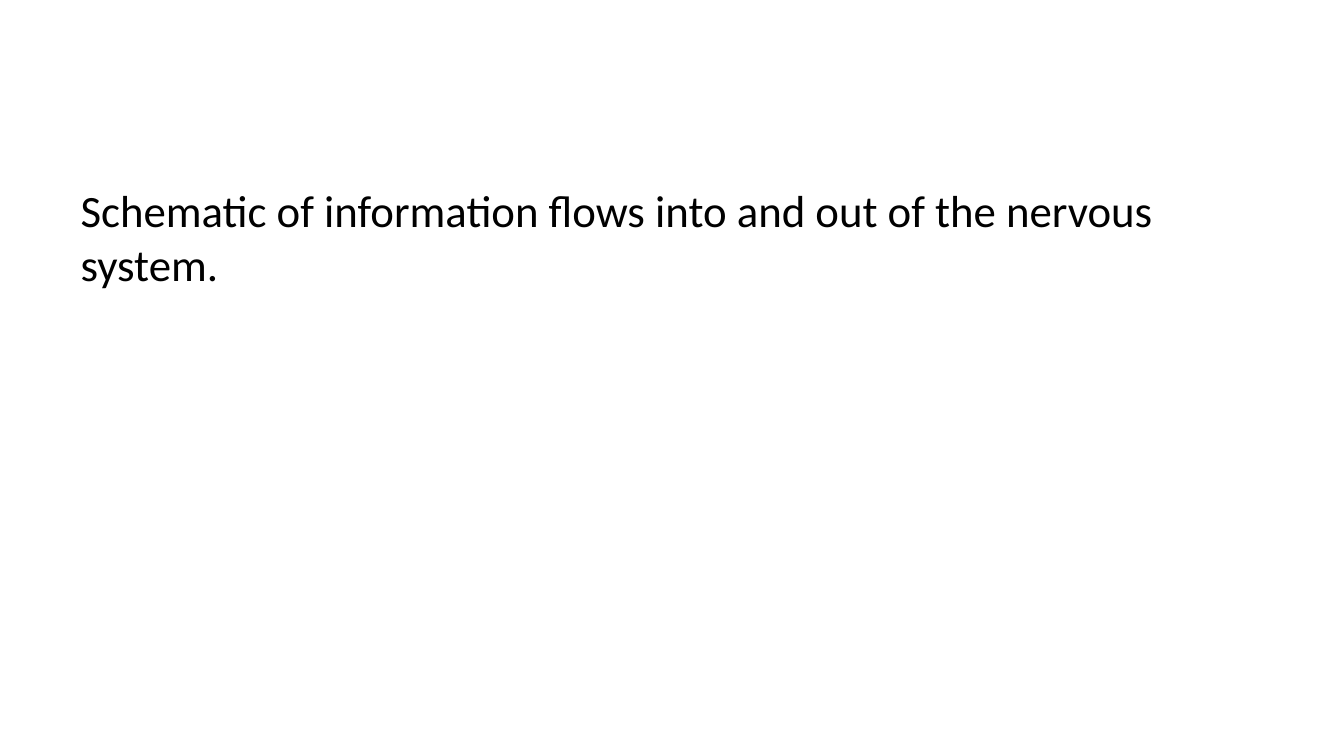
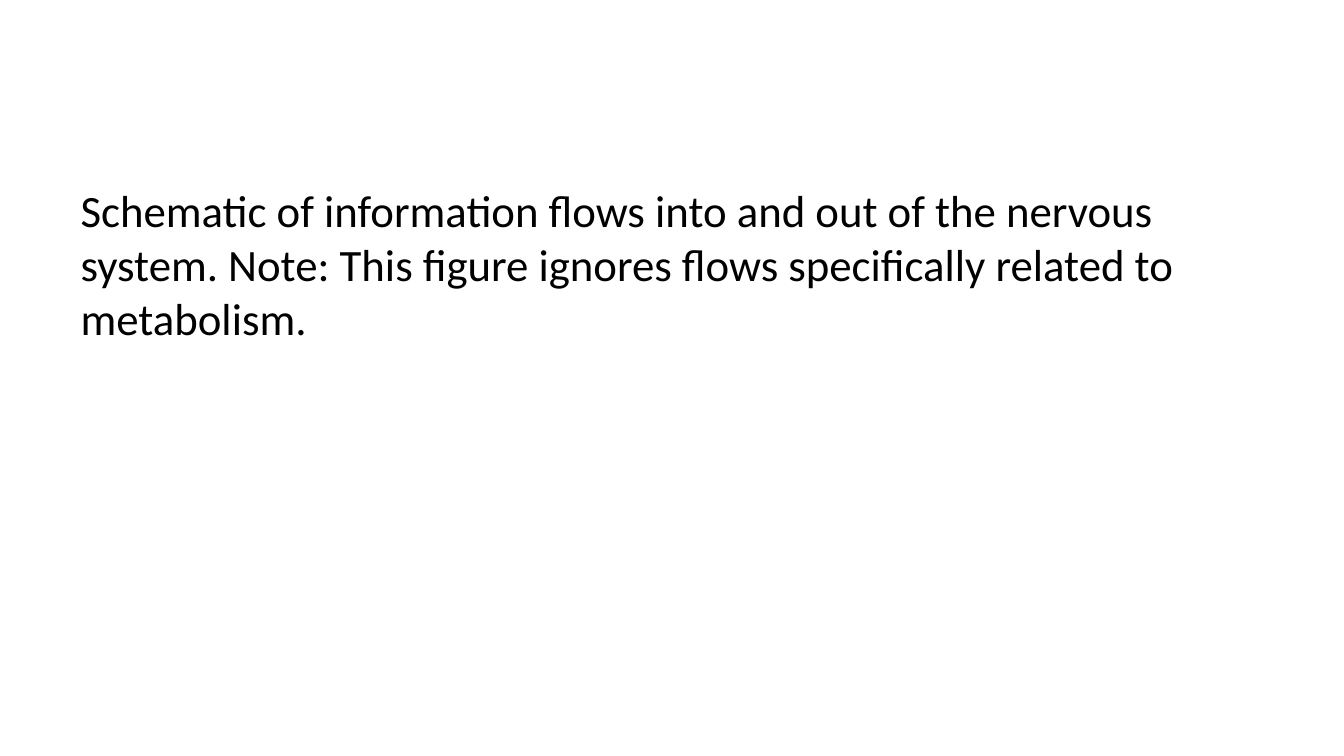
Before and after one commit to psu-psychology/psy-511-scan-fdns-2026-spring, a slide deck: slide 25 of docs/slides/wk-03-2026-01-29-action.pptx. Drawn at 1344x756 pixels with LibreOffice and Linux fonts; fonts in the diff are those of the drawing. Boxes give left, top, right and bottom in pixels: in the first picture for what was removed or moved away, otherwise in the second. Text is boxed around its words. In the diff, an @@ line names an element or a change of style, - is before the commit and + after.

```diff
--- a/docs/slides/wk-03-2026-01-29-action.pptx
+++ b/docs/slides/wk-03-2026-01-29-action.pptx
@@ text at (81, 196, 1173, 336): text changed @@
-Schematic of information flows into and out of the nervous system.
+Schematic of information flows into and out of the nervous system. Note: This figure ignores flows specifically related to metabolism.
```
Also in this commit, not shown: 12 other slides changed, 4 slides added, 6 slides removed, 33 other files.
